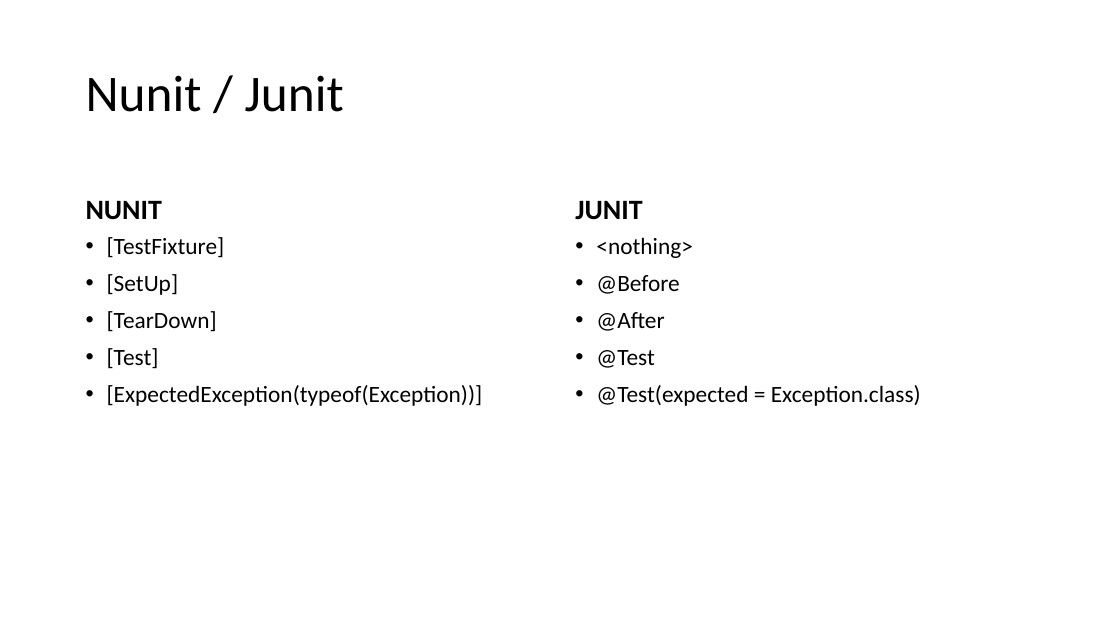
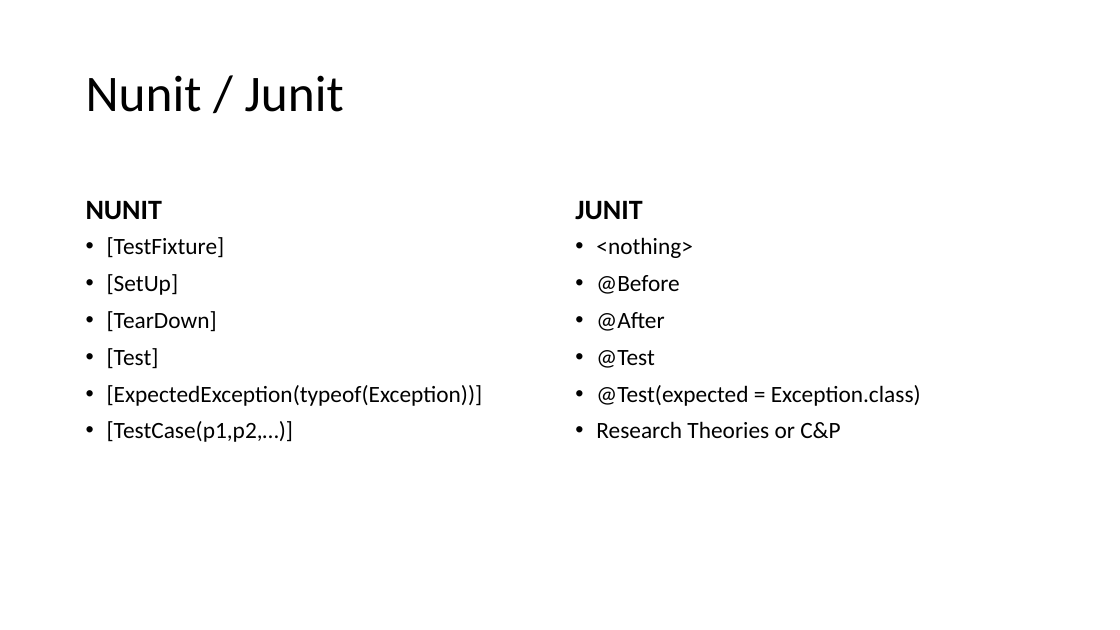
Before and after one commit to amarrical/CodeKatas, a slide deck: slide 1 of Slides2/TestConversion.pptx. Drawn at 1120x630 pixels with LibreOffice and Linux fonts; fonts in the diff are those of the drawing. Boxes give left, top, right and bottom in pixels: in the first picture for what was removed or moved away, otherwise in the second. Text is boxed around its words. In the diff, an @@ line names an element or a change of style, - is before the commit and + after.

Commit message:
updated slides

```diff
--- a/Slides2/TestConversion.pptx
+++ b/Slides2/TestConversion.pptx
@@ text at (107,421,293,442): paragraph added @@
+• [TestCase(p1,p2,…)]
@@ text at (596,421,840,438): paragraph added @@
+• Research Theories or C&P
```
